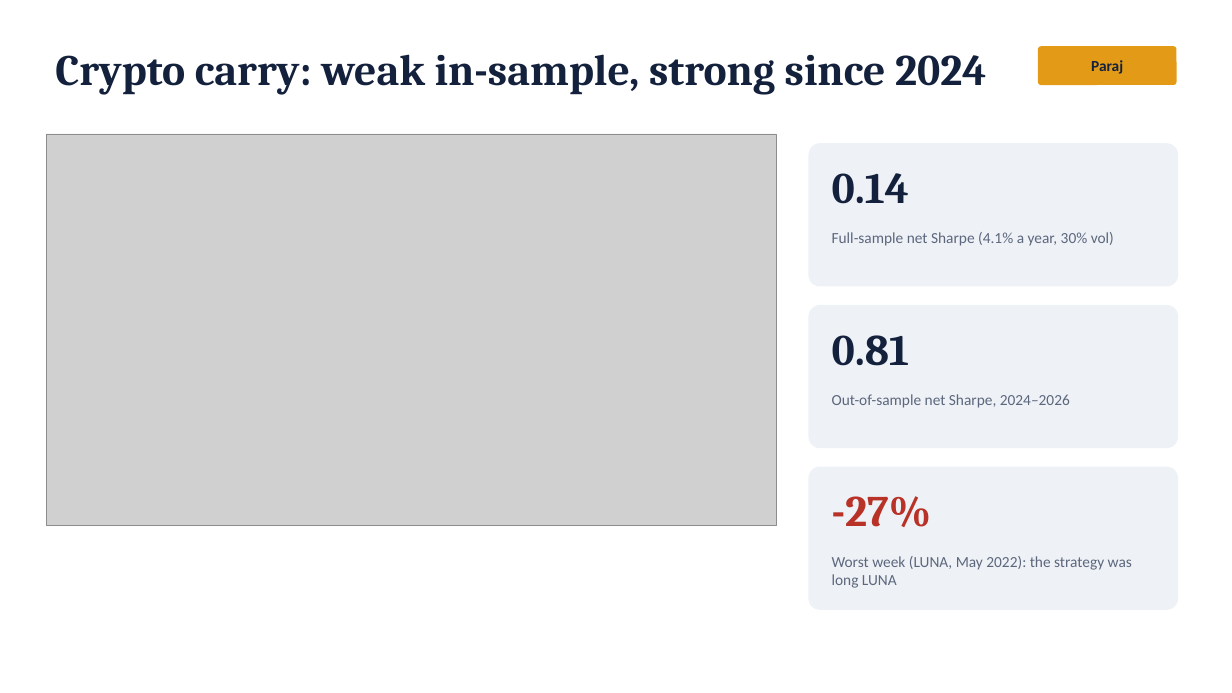
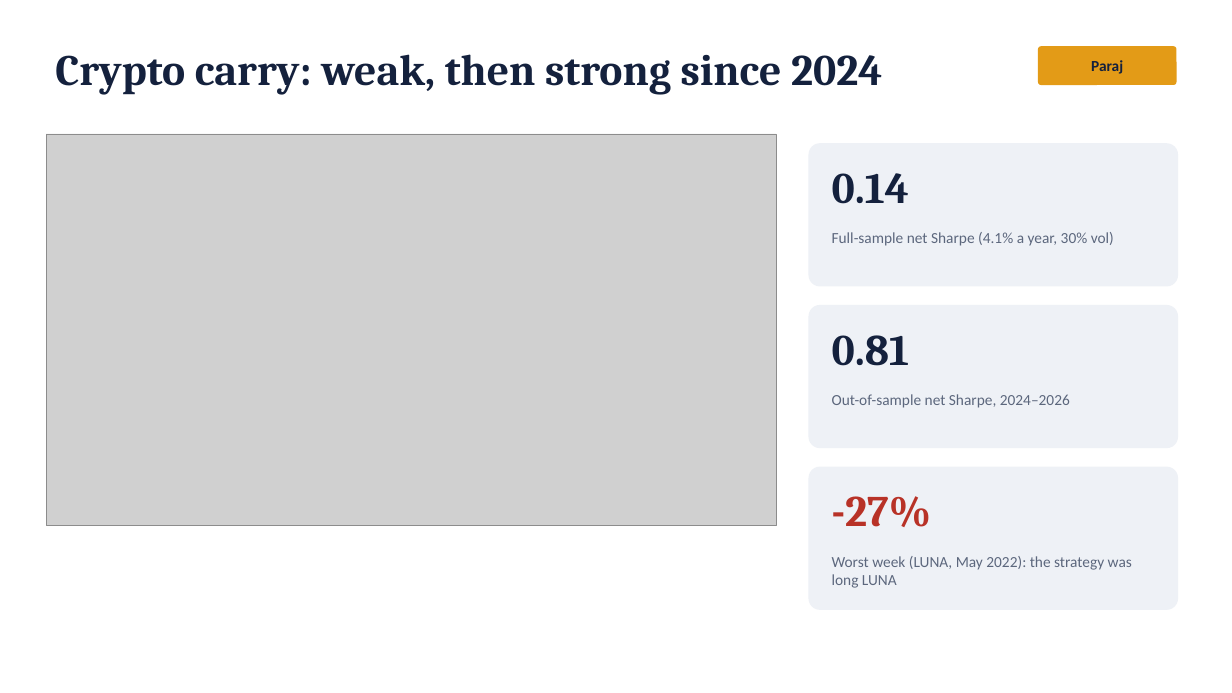
Before and after one commit to rezazamani2329/currency-crypto-carry, a slide deck: slide 11 of slides/presentation.pptx. Drawn at 1232x693 pixels with LibreOffice and Linux fonts; fonts in the diff are those of the drawing; grey boxes stand for pictures. Boxes give left, top, right and bottom in pixels: in the first picture for what was removed or moved away, otherwise in the second. Text is boxed around its words. In the diff, an @@ line names an element or a change of style, - is before the commit and + after.

Commit message:
Add PDF of the presentation; fix slide 11 title and table alignment

```diff
--- a/slides/presentation.pptx
+++ b/slides/presentation.pptx
@@ text at bbox=[55, 54, 883, 95]: text changed @@
-Crypto carry: weak in-sample, strong since 2024
+Crypto carry: weak, then strong since 2024
```
Also in this commit, not shown: 1 other slide changed, 2 other files.
